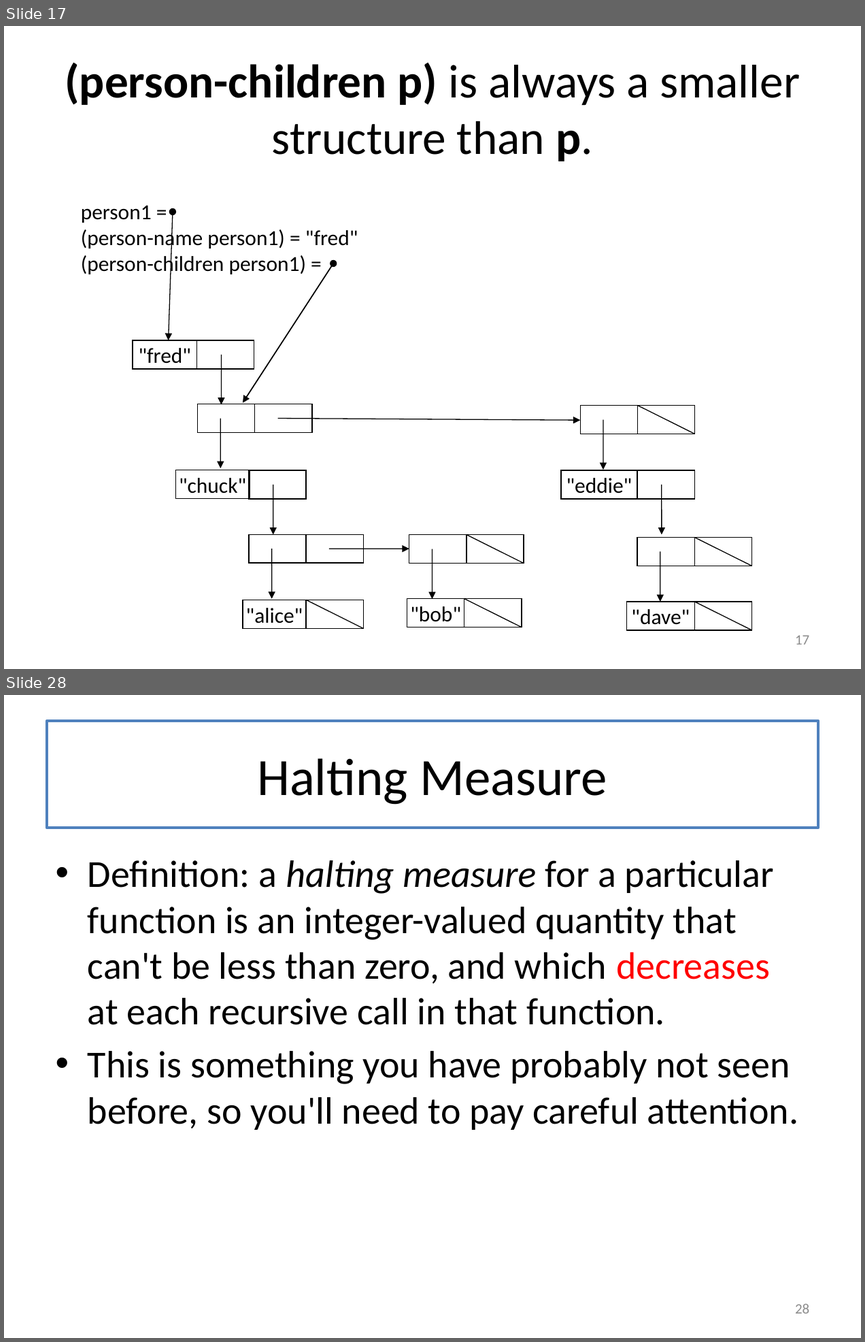
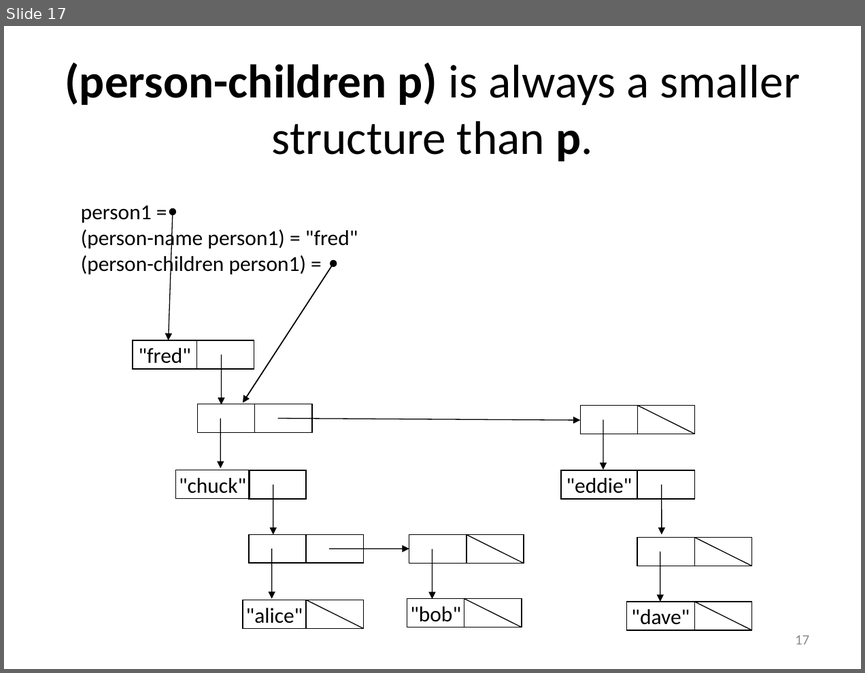
Before and after one commit to mwand/cs5010f17, a slide deck: Slides/Lesson 5.6 More About Recursive Data Types.pptx. Shown one above the other, each under a label of ours: slides 17 and 28 before the commit, slide 17 after it; the slides between them are not shown. The pictures are 865x1342 and 865x673 pixels, drawn with LibreOffice and Linux fonts; fonts in the diff are those of the drawing. Boxes give left, top, right and bottom in pixels: in the first picture for what was removed or moved away, otherwise in the second. Text is boxed around its words. In the diff, an @@ line names an element or a change of style, - is before the commit and + after.

```diff
--- a/Slides/Lesson 5.6 More About Recursive Data Types.pptx
+++ b/Slides/Lesson 5.6 More About Recursive Data Types.pptx
@@ slide 28 removed at (x1=4, y1=695, x2=861, y2=1338), background #FFFFFF @@
@@ title removed at (x1=47, y1=721, x2=818, y2=828) @@
-Halting Measure
@@ text removed at (x1=88, y1=860, x2=798, y2=1130) @@
-• Definition: a halting measure for a particular function is an integer-valued quantity that can't be less than zero, and which decreases at each recursive call in that function.
-• This is something you have probably not seen before, so you'll need to pay careful attention.
@@ page number removed at (x1=795, y1=1304, x2=809, y2=1313) @@
-28
```
Also in this commit, not shown: 5 slides changed, 3 slides added, 17 other slides removed.
